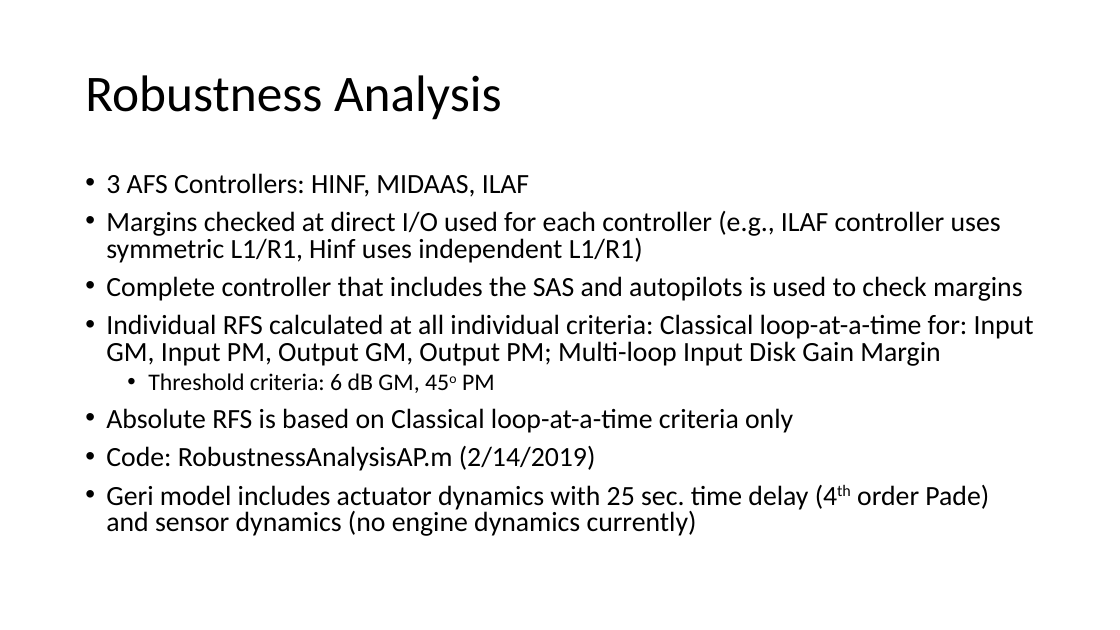
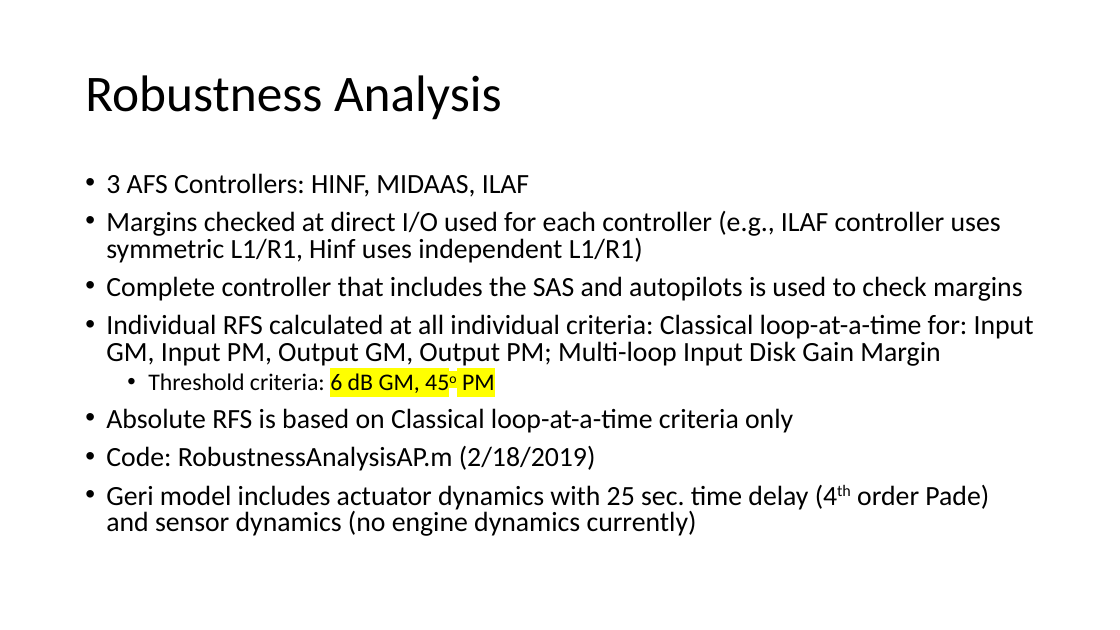
Before and after one commit to padmassun/mAEWing1, a slide deck: slide 1 of Software/Geri_Model_Package/Robustness/RobustnessAnalysis_02142019.pptx. Drawn at 1120x630 pixels with LibreOffice and Linux fonts; fonts in the diff are those of the drawing. Boxes give left, top, right and bottom in pixels: in the first picture for what was removed or moved away, otherwise in the second. Text is boxed around its words. In the diff, an @@ line names an element or a change of style, - is before the commit and + after.

Commit message:
updated Robustness/RobustnessAnalysisAP.m to plot gain margins using a linear scale (log scale option still present). Updated RobustnessAnalysis_02142019.pptx to reflect these changes.

```diff
--- a/Software/Geri_Model_Package/Robustness/RobustnessAnalysis_02142019.pptx
+++ b/Software/Geri_Model_Package/Robustness/RobustnessAnalysis_02142019.pptx
@@ text at [148,373,495,393]: highlight none to #FFFF00 in "6 dB GM, 45o PM" @@
@@ text at [106,446,596,471]: text changed @@
-• Code: RobustnessAnalysisAP.m (2/14/2019)
+• Code: RobustnessAnalysisAP.m (2/18/2019)
```
Also in this commit, not shown: 10 other slides changed, 1 slide added, 1 other file.
